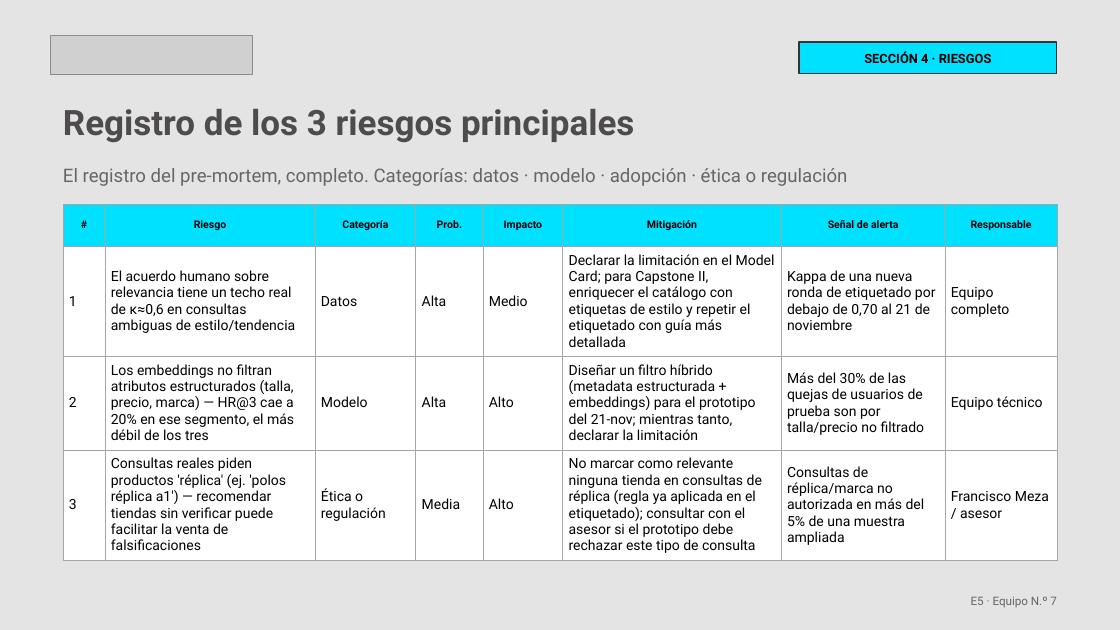
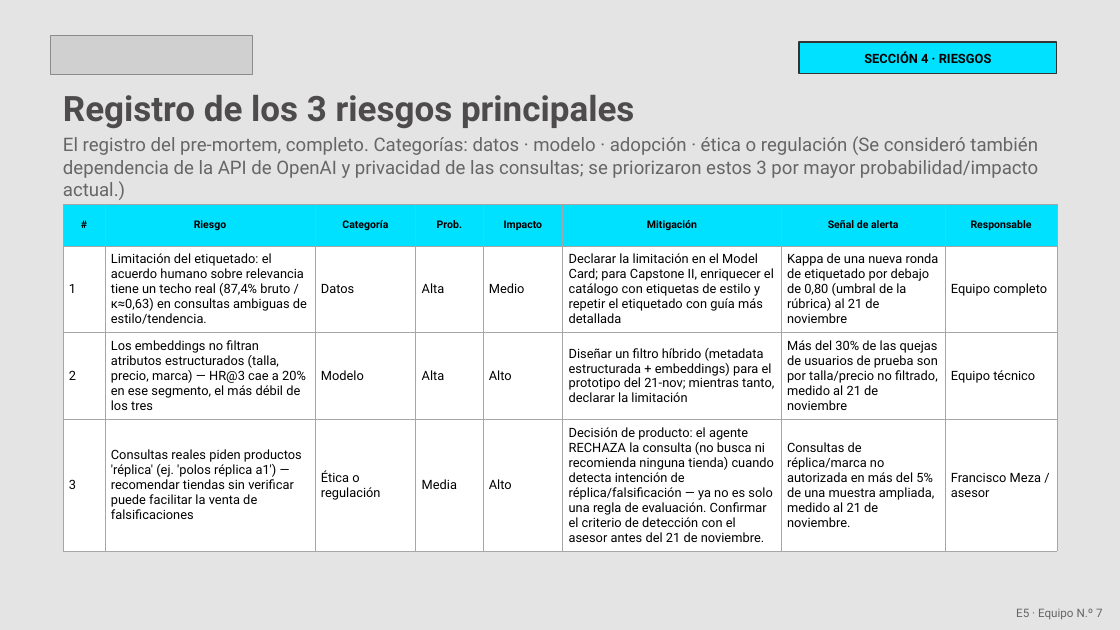
Before and after one commit to chris2009/portal-gamarrino-AI, a slide deck: slide 9 of E5_Equipo7_Portal_Gamarrino.pptx. Drawn at 1120x630 pixels with LibreOffice and Linux fonts; fonts in the diff are those of the drawing; grey boxes stand for pictures. Boxes give left, top, right and bottom in pixels: in the first picture for what was removed or moved away, otherwise in the second. Text is boxed around its words. In the diff, an @@ line names an element or a change of style, - is before the commit and + after.

Commit message:
Corregir E5 segun feedback del asesor: acuerdo vs kappa, meta 70%, segmentos y riesgos
Separa acuerdo bruto de kappa de Cohen (se confirmaron 3 casos donde el
resumen llamaba "acuerdo" a lo que en realidad era kappa, incluyendo uno
reconstruido y validado cruzando ground_truth_361_FINAL.xlsx contra
desacuerdos_jhomar_vs_hugo.xlsx: coincide exacto, 48/48 filas). Aclara
que el modelo v0 supero los baselines pero no alcanzo la meta
pre-registrada de 70% (66,9%). Agrega IC95% y n sin ponderar a la tabla
de segmentos. Corrige el umbral de kappa del riesgo 1 (0.70 -> 0.80,
igual al de la rubrica), pone fecha a los riesgos 2 y 3, y define que el
agente rechaza consultas de replica (antes solo una regla de evaluacion).

```diff
--- a/E5_Equipo7_Portal_Gamarrino.pptx
+++ b/E5_Equipo7_Portal_Gamarrino.pptx
@@ text "Registro de los 3 riesgos ...": place and size @@
-text "Registro de los 3 riesgos ..." at bbox=[63, 109, 634, 142]
+text "Registro de los 3 riesgos ..." at bbox=[63, 95, 634, 128]
@@ text at bbox=[63, 136, 1038, 200]: text changed @@
-El registro del pre-mortem, completo. Categorías: datos · modelo · adopción · ética o regulación
+El registro del pre-mortem, completo. Categorías: datos · modelo · adopción · ética o regulación (Se consideró también dependencia de la API de OpenAI y privacidad de las consultas; se priorizaron estos 3 por mayor probabilidad/impacto actual.)
@@ table at bbox=[63, 204, 1057, 559] @@
-row 2, column 2: El acuerdo humano sobre relevancia tiene un techo real de κ≈0,6 en consultas ambiguas de estilo/tendencia
+row 2, column 2: Limitación del etiquetado: el acuerdo humano sobre relevancia tiene un techo real (87,4% bruto / κ≈0,63) en consultas ambiguas de estilo/tendencia.
-row 2, column 7: Kappa de una nueva ronda de etiquetado por debajo de 0,70 al 21 de noviembre
+row 2, column 7: Kappa de una nueva ronda de etiquetado por debajo de 0,80 (umbral de la rúbrica) al 21 de noviembre
-row 3, column 7: Más del 30% de las quejas de usuarios de prueba son por talla/precio no filtrado
+row 3, column 7: Más del 30% de las quejas de usuarios de prueba son por talla/precio no filtrado, medido al 21 de noviembre
-row 4, column 6: No marcar como relevante ninguna tienda en consultas de réplica (regla ya aplicada en el etiquetado); consultar con el asesor si el prototipo debe rechazar este tipo de consulta
+row 4, column 6: Decisión de producto: el agente RECHAZA la consulta (no busca ni recomienda ninguna tienda) cuando detecta intención de réplica/falsificación — ya no es solo una regla de evaluación. Confirmar el criterio de detección con el asesor antes del 21 de noviembre.
-row 4, column 7: Consultas de réplica/marca no autorizada en más del 5% de una muestra ampliada
+row 4, column 7: Consultas de réplica/marca no autorizada en más del 5% de una muestra ampliada, medido al 21 de noviembre.
@@ size 12 to 11 pt in "1", "Datos", "Alta", "Medio" and 15 more places @@
@@ text "E5 · Equipo N.º 7": place and size @@
-text "E5 · Equipo N.º 7" at bbox=[971, 596, 1057, 607]
+text "E5 · Equipo N.º 7" at bbox=[1016, 608, 1103, 620]
```
Also in this commit, not shown: 4 other slides changed, 4 other files.
